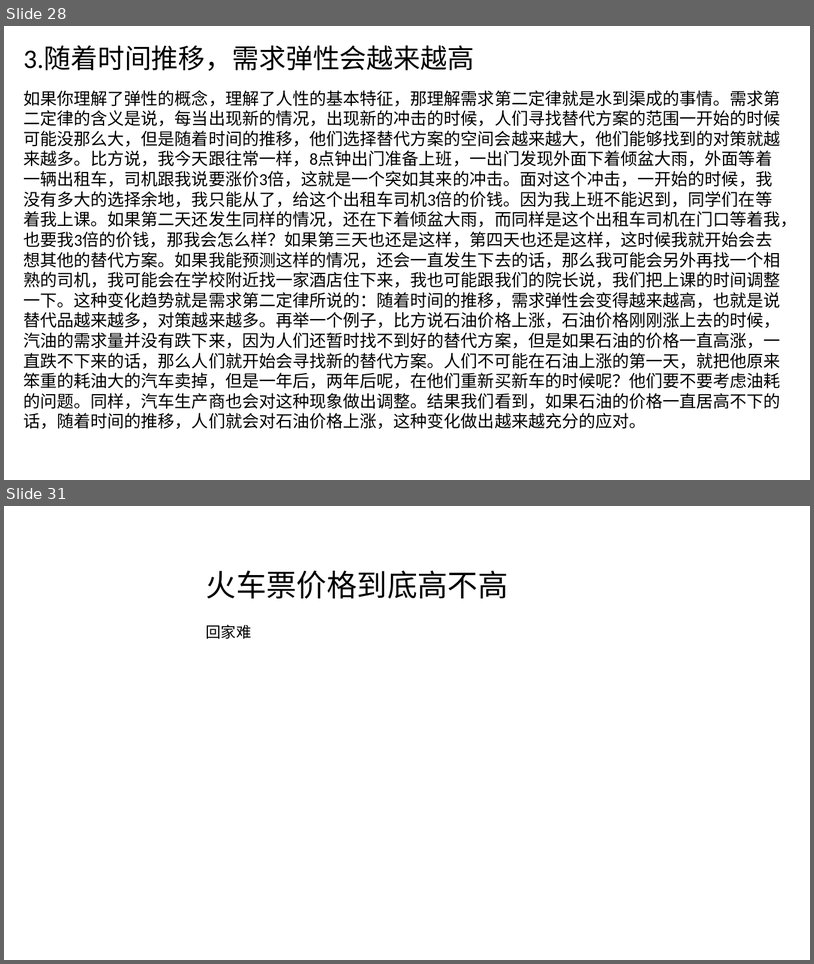
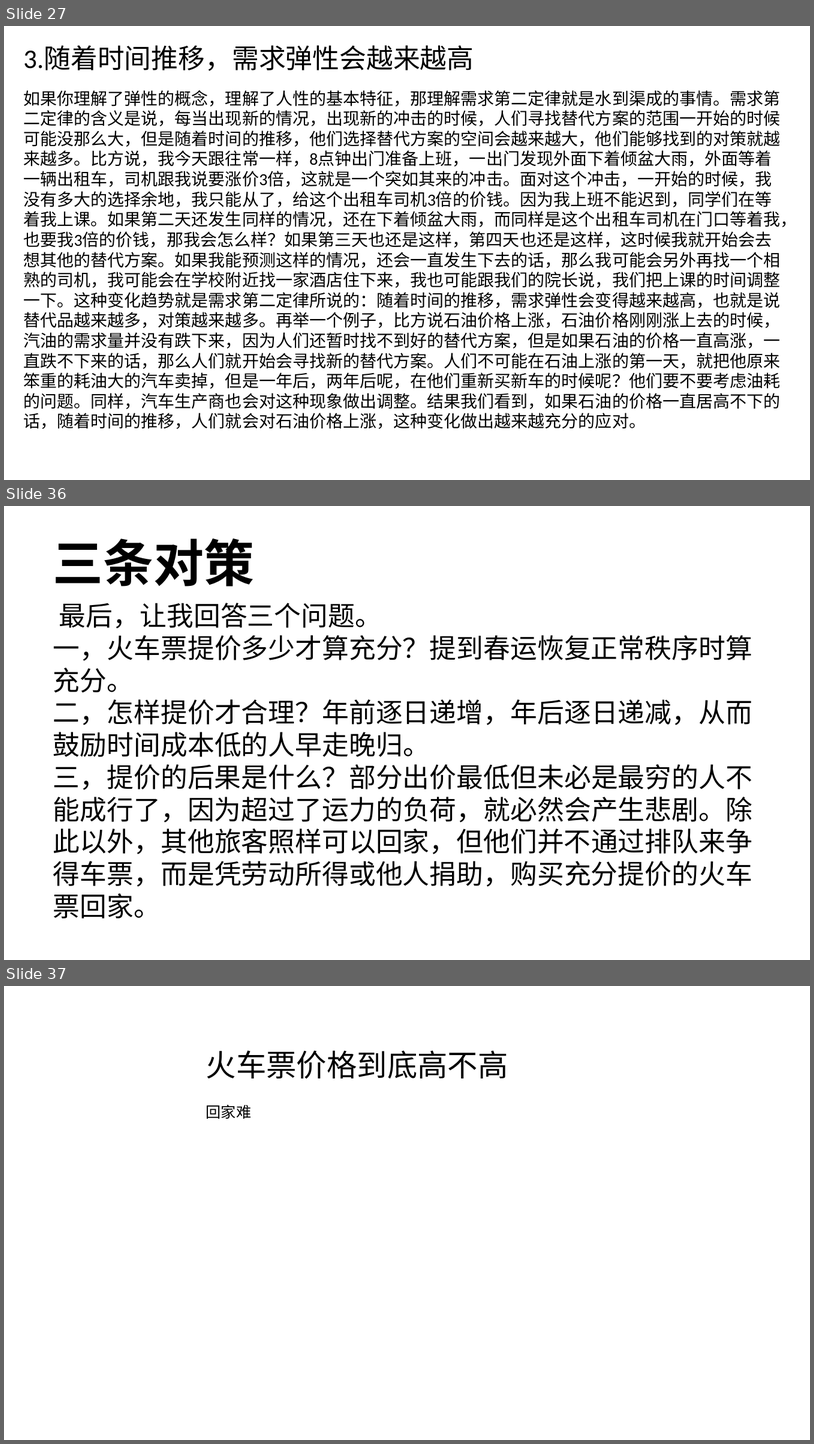
Before and after one commit to FredJiangFei/MyDocuments, a slide deck: 火车票/火车票.pptx. Shown one above the other, each under a label of ours: slides 28 and 31 before the commit, slides 27, 36 and 37 after it; the slides between them are not shown. The pictures are 814x964 and 814x1444 pixels, drawn with LibreOffice and Linux fonts; fonts in the diff are those of the drawing. Boxes give left, top, right and bottom in pixels: in the first picture for what was removed or moved away, otherwise in the second. Text is boxed around its words. In the diff, an @@ line names an element or a change of style, - is before the commit and + after.

Commit message:
火车票

```diff
--- a/火车票/火车票.pptx
+++ b/火车票/火车票.pptx
@@ slide 36 added at <box>4,506,810,960</box>, background #FFFFFF @@
@@ text added at <box>53,538,255,586</box>, 60 pt, text #000000, bold @@
+三条对策
@@ text added at <box>53,603,753,918</box>, 32 pt, text #000000 @@
+最后，让我回答三个问题。
+一，火车票提价多少才算充分？提到春运恢复正常秩序时算充分。
+二，怎样提价才合理？年前逐日递增，年后逐日递减，从而鼓励时间成本低的人早走晚归。
+三，提价的后果是什么？部分出价最低但未必是最穷的人不能成行了，因为超过了运力的负荷，就必然会产生悲剧。除此以外，其他旅客照样可以回家，但他们并不通过排队来争得车票，而是凭劳动所得或他人捐助，购买充分提价的火车票回家。
@@ what was slide 28 is now slide 27 @@
@@ what was slide 31 is now slide 37 @@
```
Also in this commit, not shown: 3 slides changed, 6 other slides added, 2 slides removed, 1 other file.
